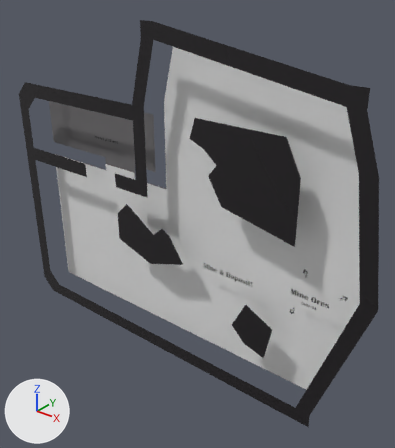
Two versions of the glTF model assets/levels/maps/Sandbox.glb, one commit apart.
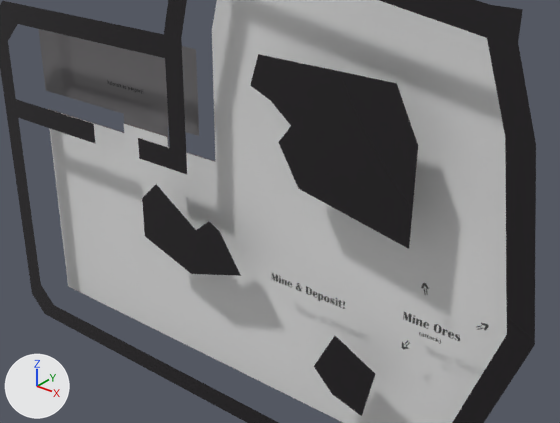
Old and new are each drawn whole from a 50 mm lens placed at (2032.0, -2380.0, 1717.0), pointed at (1.0, 159.0, 142.0) and again close up on the part from 6% to 100% of the width and 18% to 81% of the height. Lighting does not change. The marker at lower left points along +X, +Y and +Z. Where no turn or scale is listed for an object, it has been applied to the vertices.

The scene before the commit, as lines of its bpy script (objects in view):
```python
ob_arrow_001 = bpy.data.objects.new('Arrow.001', me_text_011)
ob_arrow_001.location = (840.0, 90.0, 110.0)
ob_attack = bpy.data.objects.new('Attack', me_text_014)
ob_attack.location = (880.0, 90.0, -90.0)
ob_border_032 = bpy.data.objects.new('Border.032', me_border_010)
ob_border_032.location = (0.0, 10.0, 0.0)
ob_exit_02_006 = bpy.data.objects.new('Exit 02.006', me_text_015)
ob_exit_02_006.location = (300.0, 90.0, -100.0)
ob_interact_to_teleport = bpy.data.objects.new('Interact to teleport', me_text_016)
ob_interact_to_teleport.location = (-750.0, 90.0, 590.0)
ob_mine_ores = bpy.data.objects.new('Mine Ores', me_text_010)
ob_mine_ores.location = (880.0, 90.0, -40.0)
# also in view: 'Floor.002' at (-150.0, 200.0, 250.0); 'Border.001' at (550.0, 10.0, -370.0); 'Floor.003' at (-150.0, 195.0, 250.0); 'Border.030' at (-300.0, 10.0, 1150.0); 'Border.025' at (430.0, 10.0, 600.0)
```
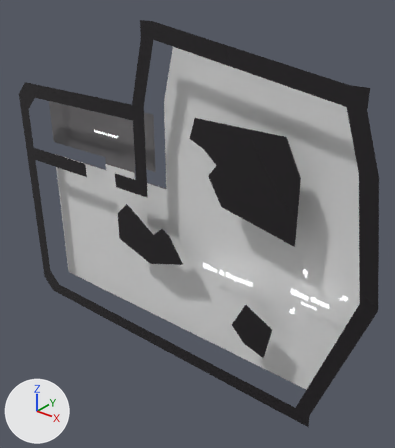
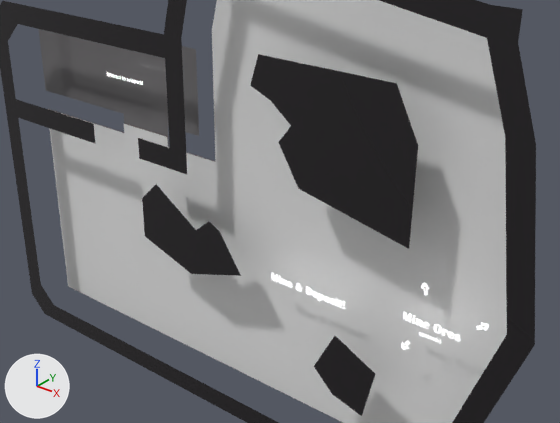
What differs and where, as boxes [x1, y1, x2, y2] in the close-ups (560 x 423 px):
'Exit 02.006', recoloured, surface changed (grey to white)
    both: [272, 273, 345, 309]
'Mine Ores', recoloured, surface changed (grey to white)
    both: [403, 312, 460, 341]
'Interact to teleport', recoloured, surface changed, moved
    before: [107, 80, 142, 93]
    after: [107, 73, 143, 85]
'Attack', recoloured, surface changed
    both: [419, 332, 441, 344]
'Arrow.003', recoloured, surface changed
    both: [476, 323, 489, 331]
'Arrow.001', recoloured, surface changed
    both: [421, 283, 429, 295]
'Arrow.005', recoloured, surface changed
    both: [402, 341, 410, 349]

Diff of the bpy script that builds the scene:
```diff
--- a/assets/levels/maps/Sandbox.glb.py
+++ b/assets/levels/maps/Sandbox.glb.py
@@ mat_areatext @@
 mat_areatext = principled_material('AreaText')
-mat_areatext.base_color = (0.0, 0.0, 0.0)  # black #000000
+mat_areatext.base_color = (1.0, 1.0, 1.0)  # white #ffffff
 mat_areatext.alpha = 0.9
+mat_areatext.emission_strength = 2.0
@@ ob_interact_to_teleport @@
 ob_interact_to_teleport = bpy.data.objects.new('Interact to teleport', me_text_016)
-ob_interact_to_teleport.location = (-750.0, 90.0, 590.0)
+ob_interact_to_teleport.location = (-750.0, 90.0, 630.0)
```
